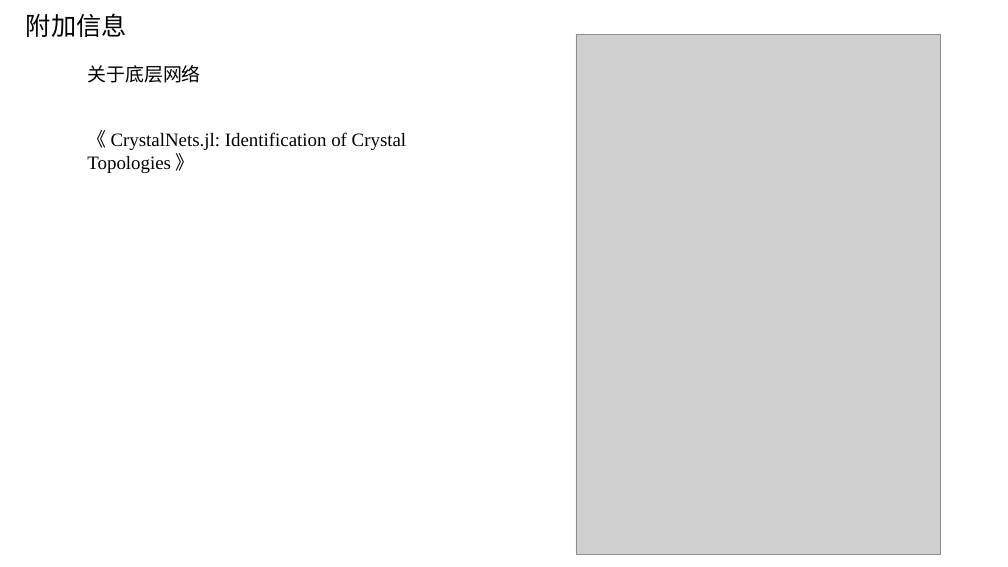
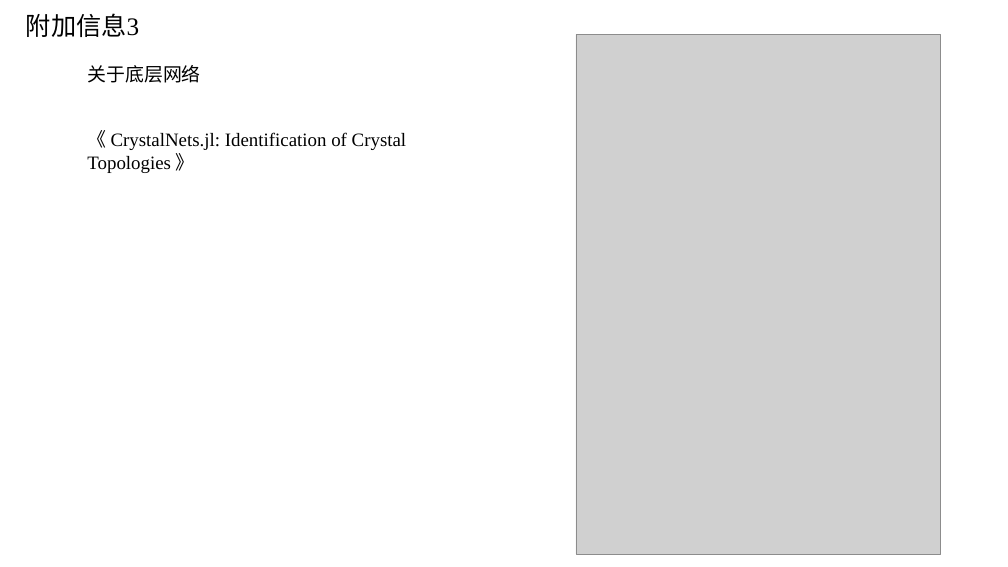
Before and after one commit to TheBestOrNothing-gwh/weekly, a slide deck: slide 24 of COFs属性预测.pptx (slide 23 before the commit). Drawn at 1008x567 pixels with LibreOffice and Linux fonts; fonts in the diff are those of the drawing; grey boxes stand for pictures. Boxes give left, top, right and bottom in pixels: in the first picture for what was removed or moved away, otherwise in the second. Text is boxed around its words. In the diff, an @@ line names an element or a change of style, - is before the commit and + after.

```diff
--- a/COFs属性预测.pptx
+++ b/COFs属性预测.pptx
@@ text at (x1=26, y1=13, x2=139, y2=37): text changed @@
-附加信息
+附加信息3
```
Also in this commit, not shown: 8 other slides changed, 3 slides added.
